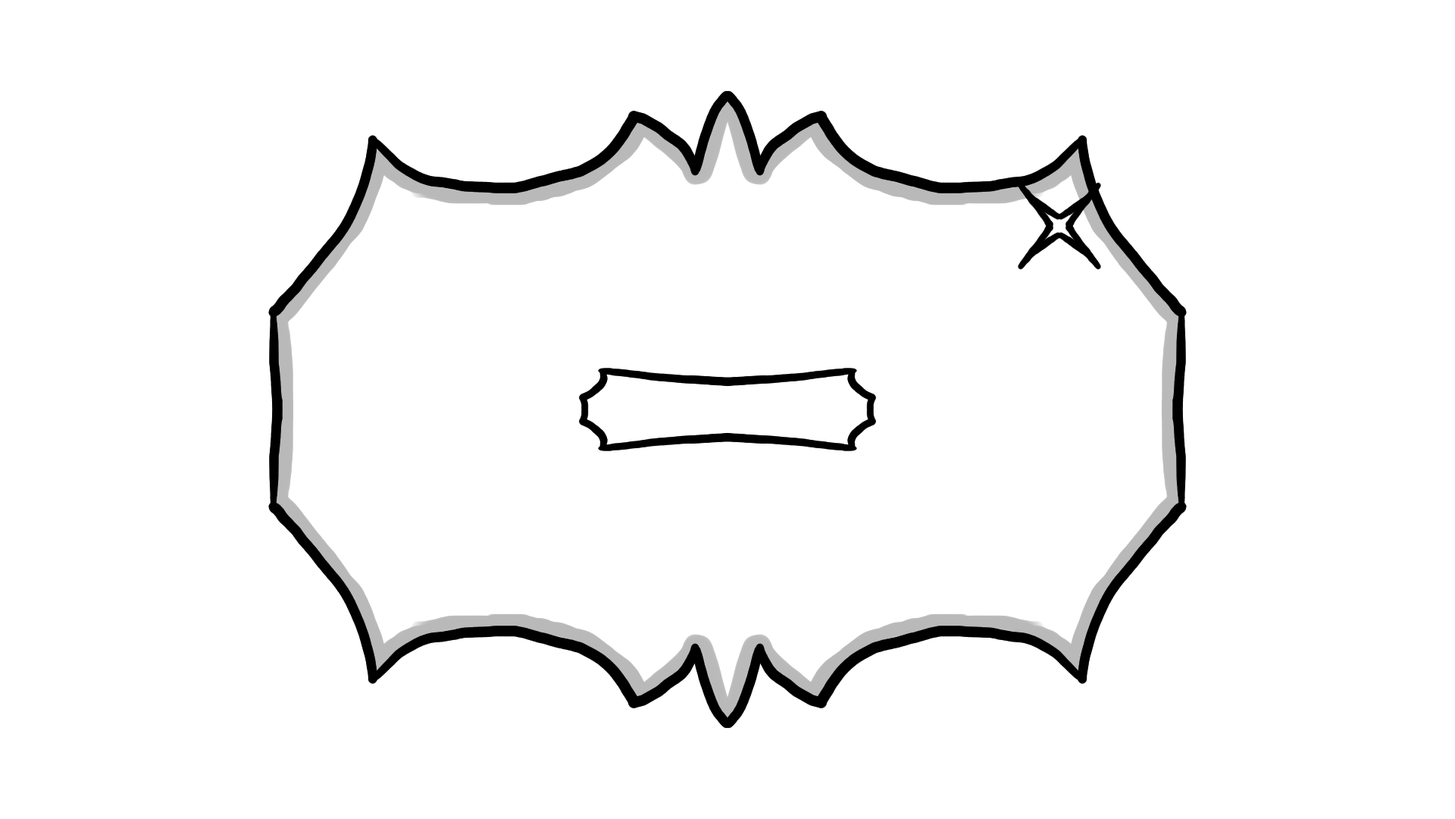
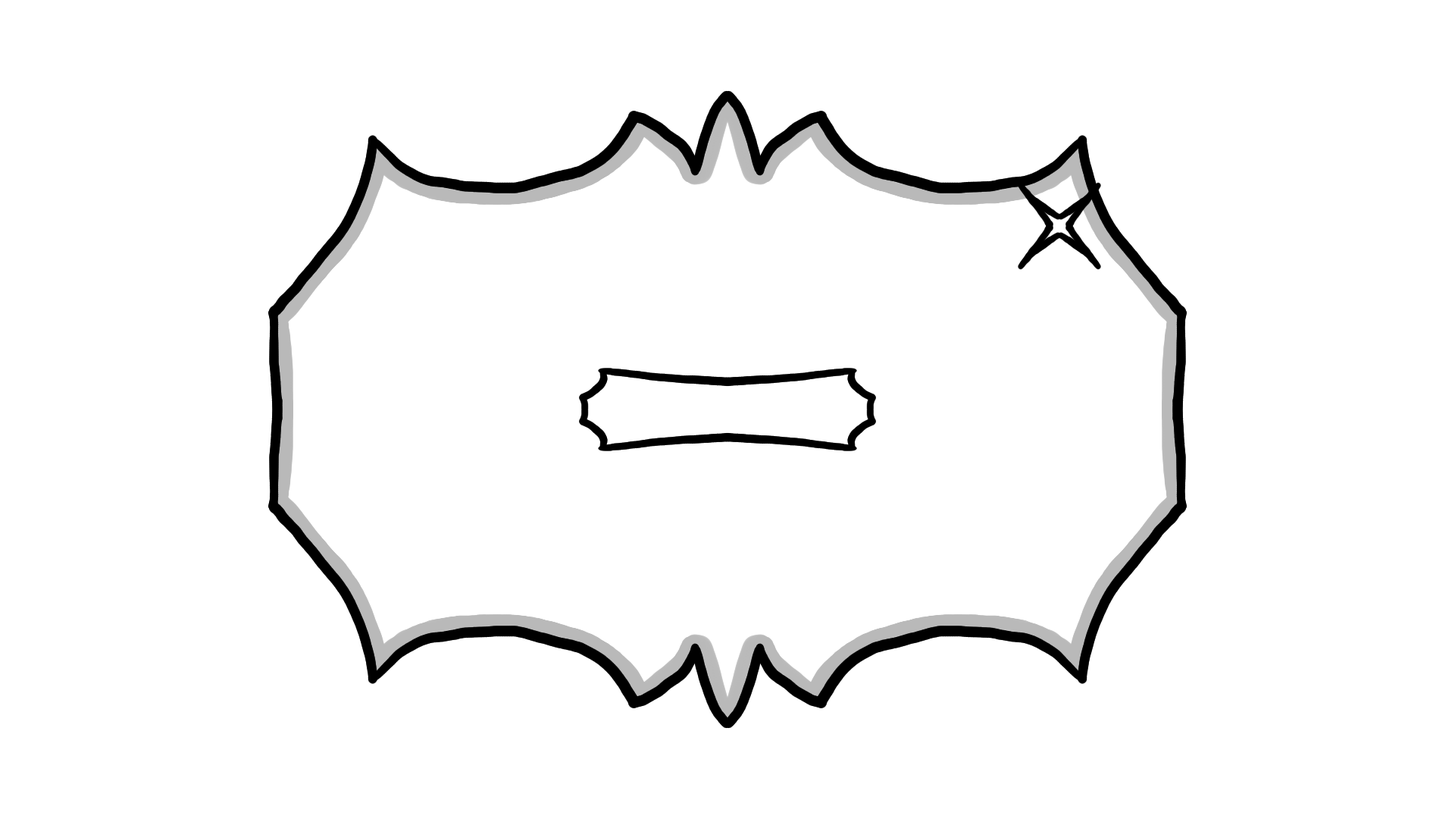
Revision of a layered 1455 x 819 image; what changed, layer by layer:
painted on "Krizek" over [962, 189, 1136, 284]
painted on "Okraj" (2nd of 2, in "PauseBackground") over [267, 158, 1188, 661]
painted on "Stiny" over [267, 158, 1188, 661]
painted on "Vypln" (2nd of 2, in "PauseBackground") over [267, 158, 1188, 661]
